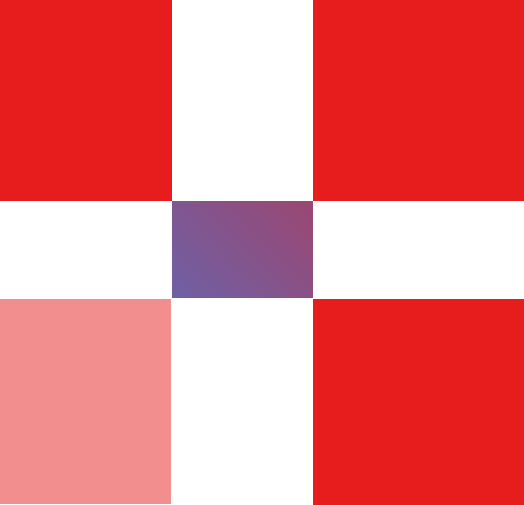
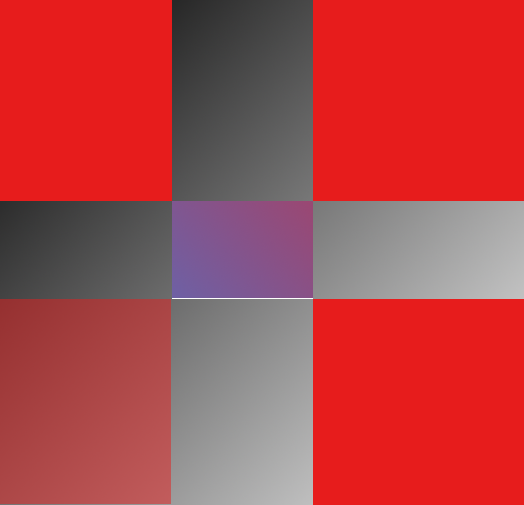
Layer changes from the first 524×505 image to the second:
painted on "base" over [0, 0, 524, 505]
